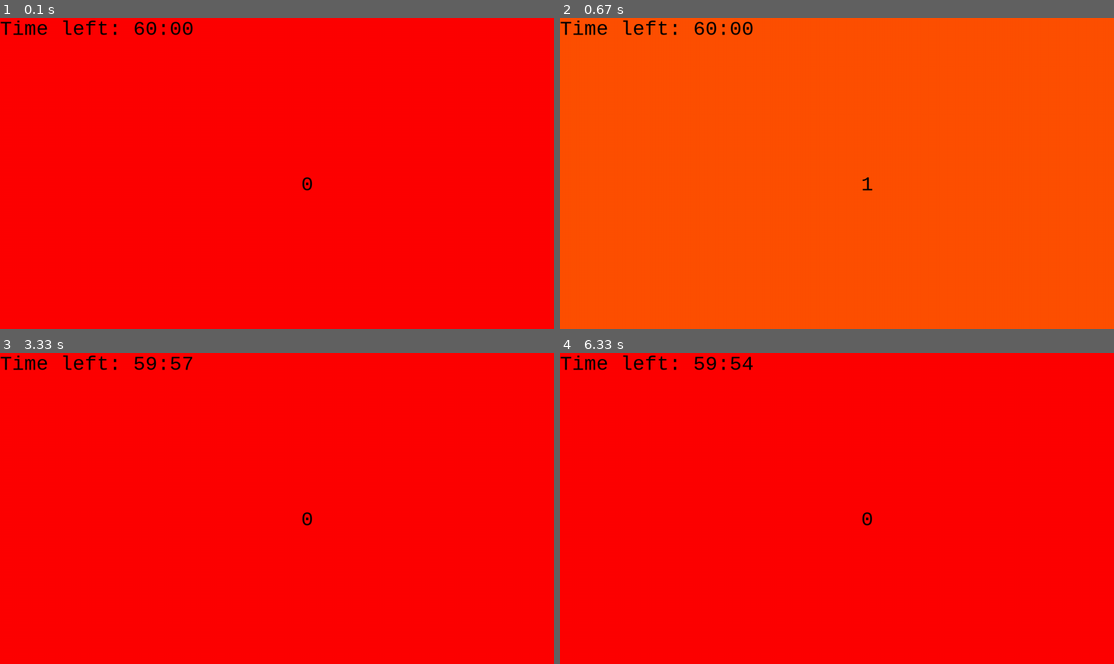
Above: before the commit, frames 1-4 (two rows, left to right).
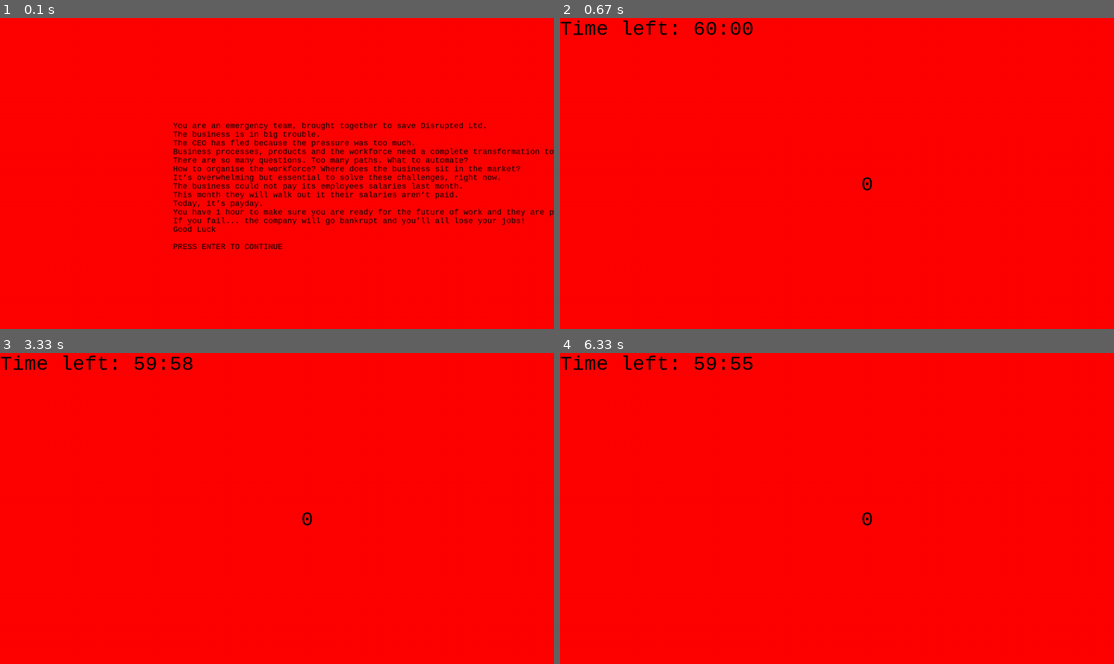
Above: after the commit, the same moments.

Repository: bobberg/EscapeRoom
Game: pygame game, started from EscapeRoomVenv/main.py
Two runs of this game, one before a commit and one after it. Both use one fixed random seed, a clock stepped at 60 frames per second and the inputs below.
Inputs:
- Up to frame 1 (0.1 s): no input
- Up to frame 2 (0.67 s): tap Enter at 0.33 s
- Up to frame 3 (3.33 s): type "ann" at 0.67 s; tap Enter at 1 s; hold Right 1.22-1.68 s; hold Down from 3.17 s (still down)
- Up to frame 4 (6.33 s): release Down at 3.47 s

The runs differ from the first frame. In frame 1, 5.7% of the frame differs, in the area x 0-100%, y 0-75%; in frame 2, 100%, in the area x 0-100%, y 0-100%; in frame 3, less than 0.1%; in frame 4, less than 0.1%.

Commit message:
Added a failed tries counter

Diff:
--- a/main.py
+++ b/EscapeRoomVenv/main.py
@@ -17,17 +17,36 @@
 #!/usr/bin/python3
 import time
 import playsound
-import pygame
 from pygame.locals import *
-from pygame_functions import *
+from EscapeRoomVenv.pygame_functions import *
 from sys import exit
 import pygame_textinput
 import webbrowser
 from threading import Timer
 from pynput.keyboard import Key, Controller
+# !/usr/bin/python3
+import time
+import webbrowser
+from sys import exit
+from threading import Timer
+
+import playsound
+import pygame_textinput
+from pygame.locals import *
+from pynput.keyboard import Key, Controller
+
+from EscapeRoomVenv.pygame_functions import *
 
 keyboard = Controller()
-keyboard.press(Key.enter)
+
+
+
+
+
+
+
+
+
 
 # THIS IS TO STOP ALT TAB OR OTHER KEYS TO BE PRESSED
 # https://stackoverflow.com/questions/39110800/disable-alttab-combination-on-tkinter-app
@@ -38,6 +57,7 @@
 TIME_TO_PAUSE = 4
 
 # Different color constants
+BLACK = (0, 0, 0)
 RED = (255, 0, 0)
 RED_ORANGE = (255, 80, 0)
 ORANGE = (255, 160, 0)
@@ -47,13 +67,91 @@
 GREENISH = (80, 255, 0)
 GREEN = (0, 255, 0)
 
+
+
+# THIS IS FOR STARTING THE GAME INTRODUCTION
+background_color = RED
+INTRODUCTION_TEXT = "Here will come an introduction text"
+pygame.init()
+screen = pygame.display.set_mode((0, 0), pygame.FULLSCREEN)
+pygame.display.set_caption('PRESS ENTER TO START')
+screen.fill(background_color)
+font = pygame.font.SysFont('Consolas', 20)
+text1 = 'You are an emergency team, brought together to save Disrupted Ltd.'
+text2 = 'The business is in big trouble.'
+text3 = 'The CEO has fled because the pressure was too much.'
+text4 = 'Business processes, products and the workforce need a complete transformation to survive and beat competition.'
+text5 = 'There are so many questions. Too many paths. What to automate?'
+text6 = 'How to organise the workforce? Where does the business sit in the market?'
+text7 = 'It’s overwhelming but essential to solve these challenges, right now.'
+text8 = 'The business could not pay its employees salaries last month.'
+text9 = 'This month they will walk out it their salaries aren’t paid.'
+text10 = 'Today, it’s payday.'
+text11 = 'You have 1 hour to make sure you are ready for the future of work and they are paid.'
+text12 = 'If you fail... the company will go bankrupt and you’ll all lose your jobs!'
+text13 = 'Good Luck'.rjust(3)
+text14 = "PRESS ENTER TO CONTINUE"
+screen.blit(
+    font.render(text1.rjust(3), True, (0, 0, 0)),
+    (400, screen.get_height() // 2 - 120))
+screen.blit(
+    font.render(text2.rjust(3), True, (0, 0, 0)),
+    (400, screen.get_height() // 2 - 100))
+screen.blit(
+    font.render(text3.rjust(3), True, (0, 0, 0)),
+    (400, screen.get_height() // 2 - 80))
+screen.blit(
+    font.render(text4.rjust(3), True, (0, 0, 0)),
+    (400, screen.get_height() // 2 - 60))
+screen.blit(
+    font.render(text5.rjust(3), True, (0, 0, 0)),
+    (400, screen.get_height() // 2 - 40))
+screen.blit(
+    font.render(text6.rjust(3), True, (0, 0, 0)),
+    (400, screen.get_height() // 2 - 20))
+screen.blit(
+    font.render(text7.rjust(3), True, (0, 0, 0)),
+    (400, screen.get_height() // 2))
+screen.blit(
+    font.render(text8.rjust(3), True, (0, 0, 0)),
+    (400, screen.get_height() // 2 + 20))
+screen.blit(
+    font.render(text9.rjust(3), True, (0, 0, 0)),
+    (400, screen.get_height() // 2 + 40))
+screen.blit(
+    font.render(text10.rjust(3), True, (0, 0, 0)),
+    (400, screen.get_height() // 2 + 60))
+screen.blit(
+    font.render(text11.rjust(3), True, (0, 0, 0)),
+    (400, screen.get_height() // 2 + 80))
+screen.blit(
+    font.render(text12.rjust(3), True, (0, 0, 0)),
+    (400, screen.get_height() // 2 + 100))
+screen.blit(
+    font.render(text13.rjust(3), True, (0, 0, 0)),
+    (400, screen.get_height() // 2 + 120))
+screen.blit(
+    font.render(text14.rjust(3), True, (0, 0, 0)),
+    (400, screen.get_height() // 2 + 160))
+
+pygame.display.update()
+playsound.playsound("intro_emergency_team.mp3")
+
+starting = True
+while starting == True:
+    for event in pygame.event.get():
+        if event.type == KEYDOWN:
+            if event.key == K_RETURN:
+                starting = False
+
+
+
 # Solution
 SECRET_CODE = "5147"
 HANDCUFF_CODE = "0807"
 URL = 'https://www.locked-game.nl/test/form.html'
 
-# Settings for screen and initialisation.
-pygame.init()
+# Settings for screen and initialisation of the game.
 screen = pygame.display.set_mode((0, 0), pygame.FULLSCREEN)
 pygame.display.set_caption('ESCAPE ROOM')
 background_color = RED
@@ -123,7 +221,20 @@
     out_of_time = True
     # To enter out of the current window
 
+
     keyboard.press(Key.enter)
+
+
+
+# screen.fill(background_color)
+# screen.blit(
+#             font.render(INTRODUCTION_TEXT, True, (0, 0, 0)),
+#             (screen.get_width() // 2, screen.get_height() // 2))
+# pygame.display.update()
+# input("press enter")
+
+
+
 
 
 while True:
Not shown, added: EscapeRoomVenv/README.md
Renamed: pygame_functions.py -> EscapeRoomVenv/pygame_functions.py
Renamed: pygame_textinput.py -> EscapeRoomVenv/pygame_textinput.py
Not shown, added: EscapeRoomVenv/requirements.txt
Not shown, removed: README.md
Not shown, removed: requirements.txt
Not shown, added: EscapeRoomVenv/.gitignore
Not shown, added: EscapeRoomVenv/beep.mp3
Not shown, added: EscapeRoomVenv/input_code.wav
Not shown, added: EscapeRoomVenv/intro_emergency_team.mp3
